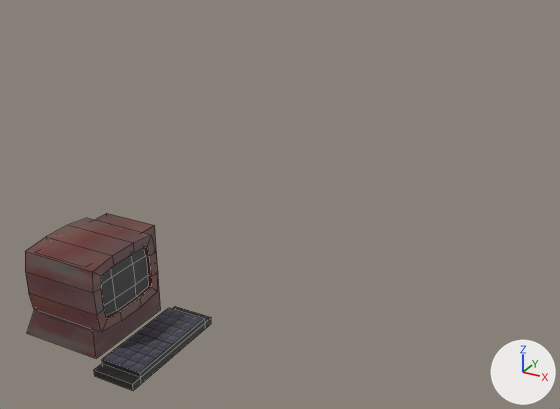
Before and after pictures for a commit that changed the OBJ model Models/Computer.obj.
Before and after are seen from a 50 mm camera at (3.3, -3.5, 3.03) aimed at (0.62, 1.36, 0.6). Every picture has the same lights, and +X, +Y and +Z are marked at lower right. The first picture is the older version. Mesh edges are drawn as thin lines. Where no turn or scale is listed for an object, it has been applied to the vertices.
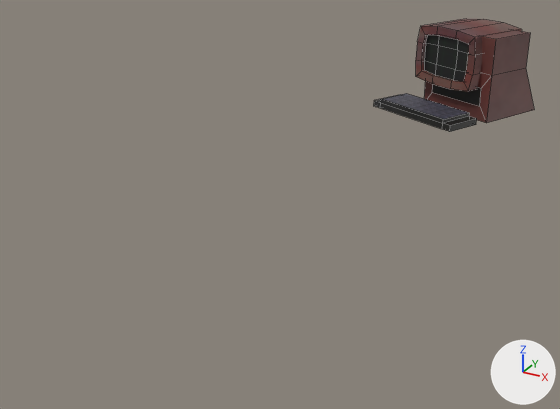
Edits to the bpy script that builds the scene:
```text
Change me_cube_001:
    used by ob_cube_001; location = (0.0, 0.0, 0.0)
    remove me_cube_001.from_pydata(...)  # 88 vertices, 82 faces; spans x -0.519..0.563, y -0.444..0.444, z -0.013..0.707
    add me_cube_001.from_pydata(...)  # 92 vertices, 86 faces; spans x 0.827..2.084, y 2.33..3.614, z 1.056..1.776
    me_cube_001 part 1: the loose piece of 56 vertices spanning x -0.386..0.214, y -0.323..0.323, z 0.217..0.707 is turned -115 degrees about the z axis through its middle, then moved by (1.59, 3.106, 1.069)
    me_cube_001 part 2: the loose piece of 20 vertices spanning x 0.25..0.563, y -0.444..0.444, z -0.001..0.082 is turned -115 degrees about the z axis through its middle, then moved by (0.889, 2.659, 1.069)
    me_cube_001 part 3: a new loose piece of 16 vertices spanning x 1.169..2.084, y 2.739..3.614, z 1.056..1.749
    me_cube_001 part 4: the loose piece of 12 vertices spanning x -0.519..0.114, y -0.275..0.439, z -0.013..0.68 is deleted
```

Where the change shows, as pixel boxes [x1, y1, x2, y2] in the pictures (560 x 409 px; the box of a moved part takes in the faces that stretch with it):
'Cube.001', reshaped (14% narrower, 36% shorter)
    before: [25, 213, 211, 391]
    after: [374, 19, 534, 132]
part 1 of me_cube_001, moved or reshaped
    before: [25, 218, 158, 332]
    after: [416, 19, 522, 91]
part 2 of me_cube_001, moved or reshaped
    before: [94, 307, 211, 391]
    after: [374, 93, 477, 132]
part 3 of me_cube_001, added (brown)
    after: [424, 30, 534, 123]
part 4 of me_cube_001, deleted (brown)
    before: [27, 213, 161, 358]
